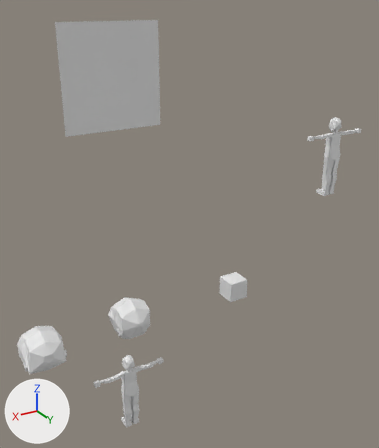
Two versions of the Blender file template_psx_charter.blend, one commit apart.
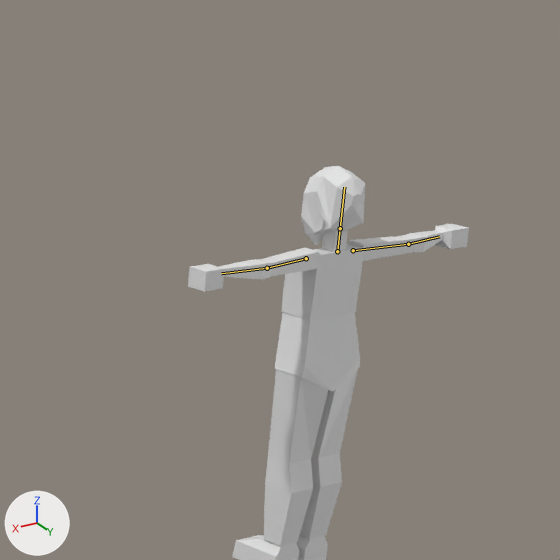
There are two pictures of each version: one whole from a 50 mm lens placed at (10.0, 9.48, 4.78), pointed at (4.22, -0.15, -0.04), one close up on the part from 72% to 100% of the width and 19% to 43% of the height. Every picture has the same lights, and +X, +Y and +Z are marked at lower left. The bones that change are drawn over the model as lines in the close-ups.
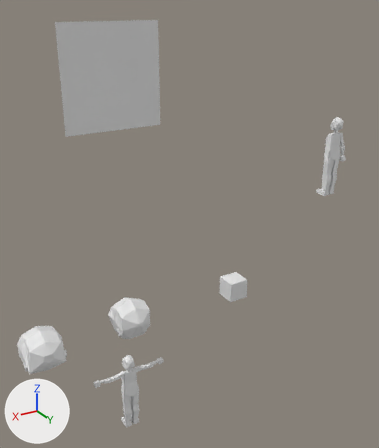
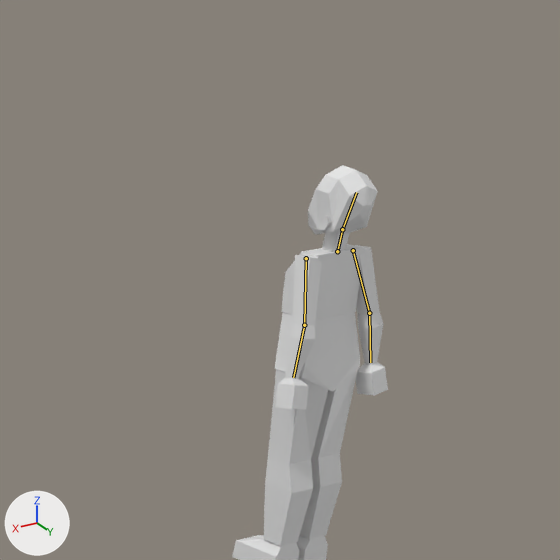
The newer file adds an action. The first version stands in its rest pose; the second is drawn at frame 5 of the action 'jump 2 arms'.

Changed parts and their boxes [x1, y1, x2, y2] in the close-ups (560 x 560 px):
```json
{"object": "head_1.001", "change": "posed", "before": [301, 166, 365, 245], "after": [308, 165, 378, 235], "on screen": "9% wider, 11% shorter"}
{"object": "Cube.010", "change": "posed", "before": [262, 247, 319, 276], "after": [293, 255, 322, 326], "on screen": "48% narrower, 140% taller"}
{"object": "Cube.013", "change": "posed", "before": [348, 236, 414, 261], "after": [355, 245, 380, 316]}
{"object": "Cube.011", "change": "posed", "before": [219, 259, 273, 279], "after": [285, 324, 315, 378], "on screen": "44% narrower, 162% taller"}
{"object": "Cube.012", "change": "posed", "before": [188, 264, 225, 292], "after": [275, 378, 309, 409], "on screen": "8% narrower, 10% taller"}
{"object": "Cube.015", "change": "posed", "before": [435, 223, 469, 249], "after": [356, 362, 388, 395], "on screen": "26% taller"}
{"object": "Cube.014", "change": "posed", "before": [403, 230, 443, 252], "after": [358, 312, 383, 364], "on screen": "37% narrower, 130% taller"}
{"object": "Cube.016", "change": "posed", "before": [322, 229, 348, 252], "after": [322, 231, 350, 252], "on screen": "7% wider, 8% shorter"}
{"bone": "neck", "before": "(337, 251) to (340, 228)", "after": "(337, 251) to (342, 229)"}
{"bone": "head", "before": "(340, 228) to (344, 187)", "after": "(342, 229) to (356, 192)"}
{"bone": "upper_arm.L", "before": "(306, 258) to (267, 268)", "after": "(306, 258) to (304, 325)"}
{"bone": "forearm.L", "before": "(267, 268) to (221, 273)", "after": "(304, 325) to (293, 377)"}
{"bone": "upper_arm.R", "before": "(353, 250) to (408, 244)", "after": "(353, 250) to (369, 313)"}
{"bone": "forearm.R", "before": "(408, 244) to (439, 236)", "after": "(369, 313) to (370, 362)"}
```

The change, as JSON lines over the scene's bpy script:
```json
{"block": "bone_neck", "where": "bone_neck = bpy.data.objects['Object'].pose.bones['neck']  # child of 'spine.001'"}
{"op": "set", "path": "bone_neck.rotation_quaternion", "old": "(1.0, 0.0, 0.0, 0.0)", "new": "(0.997, -0.079, 0.0, 0.0)", "note": "degrees (0, 0, 0) -> degrees (-9, 0, 0)"}
{"block": "bone_head", "where": "bone_head = bpy.data.objects['Object'].pose.bones['head']  # child of 'neck'"}
{"op": "set", "path": "bone_head.rotation_quaternion", "old": "(1.0, 0.0, 0.0, 0.0)", "new": "(0.997, -0.079, 0.0, 0.0)", "note": "degrees (0, 0, 0) -> degrees (-9, 0, 0)"}
{"block": "bone_upper_arm_l", "where": "bone_upper_arm_l = bpy.data.objects['Object'].pose.bones['upper_arm.L']  # child of 'spine.002'"}
{"op": "set", "path": "bone_upper_arm_l.rotation_quaternion", "old": "(1.0, 0.0, 0.0, 0.0)", "new": "(0.765, -0.036, 0.167, -0.621)", "note": "degrees (0, 0, 0) -> degrees (-16, 12, -80)"}
{"block": "bone_forearm_l", "where": "bone_forearm_l = bpy.data.objects['Object'].pose.bones['forearm.L']  # child of 'upper_arm.L'"}
{"op": "set", "path": "bone_forearm_l.rotation_quaternion", "old": "(1.0, 0.0, 0.0, 0.0)", "new": "(1.0, -0.027, 0.005, 0.0)", "note": "degrees (0, 0, 0) -> degrees (-3, 1, 0)"}
{"block": "bone_upper_arm_r", "where": "bone_upper_arm_r = bpy.data.objects['Object'].pose.bones['upper_arm.R']  # child of 'spine.002'"}
{"op": "set", "path": "bone_upper_arm_r.rotation_quaternion", "old": "(1.0, 0.0, 0.0, 0.0)", "new": "(0.765, -0.036, -0.167, 0.621)", "note": "degrees (0, 0, 0) -> degrees (-16, -12, 80)"}
{"block": "bone_forearm_r", "where": "bone_forearm_r = bpy.data.objects['Object'].pose.bones['forearm.R']  # child of 'upper_arm.R'"}
{"op": "set", "path": "bone_forearm_r.rotation_quaternion", "old": "(1.0, 0.0, 0.0, 0.0)", "new": "(1.0, -0.027, -0.005, 0.0)", "note": "degrees (0, 0, 0) -> degrees (-3, -1, 0)"}
```
